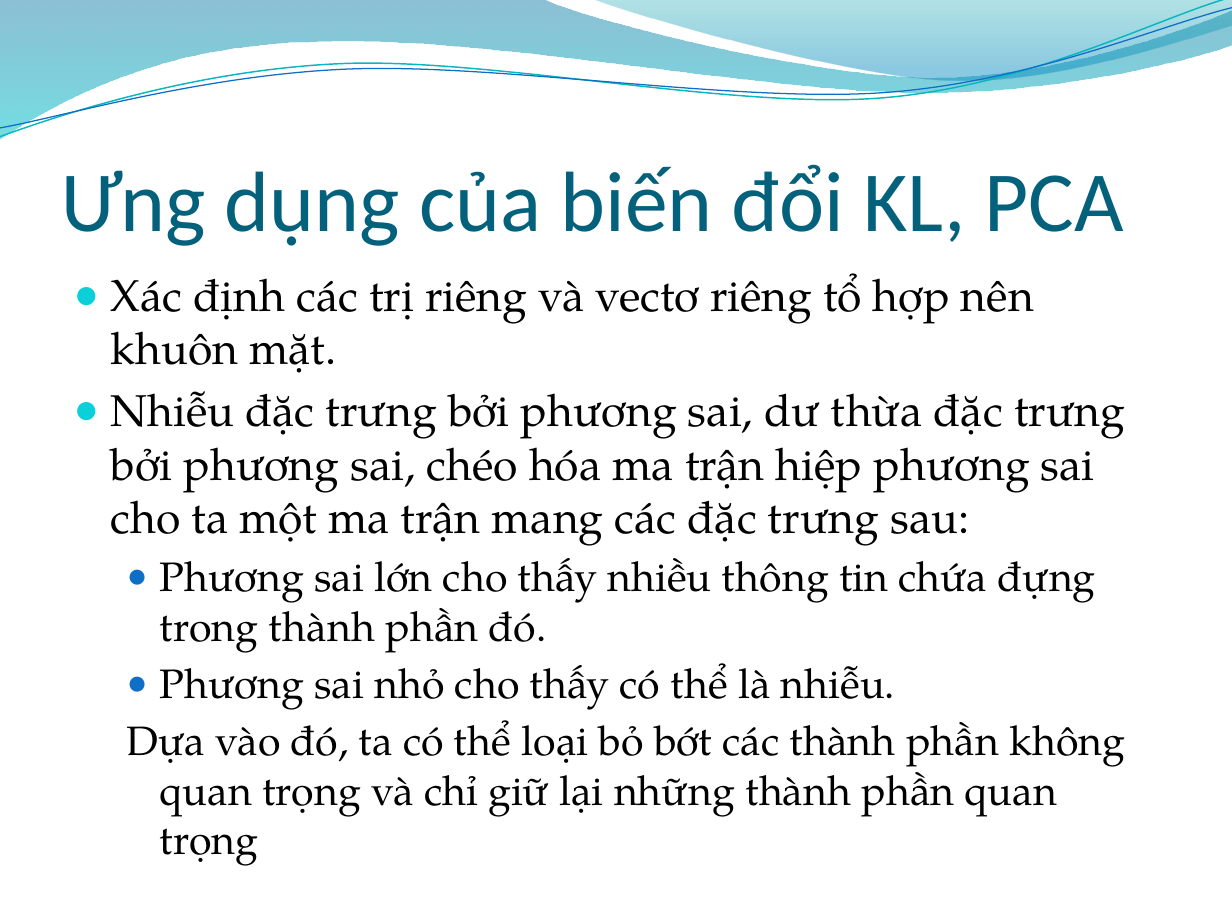
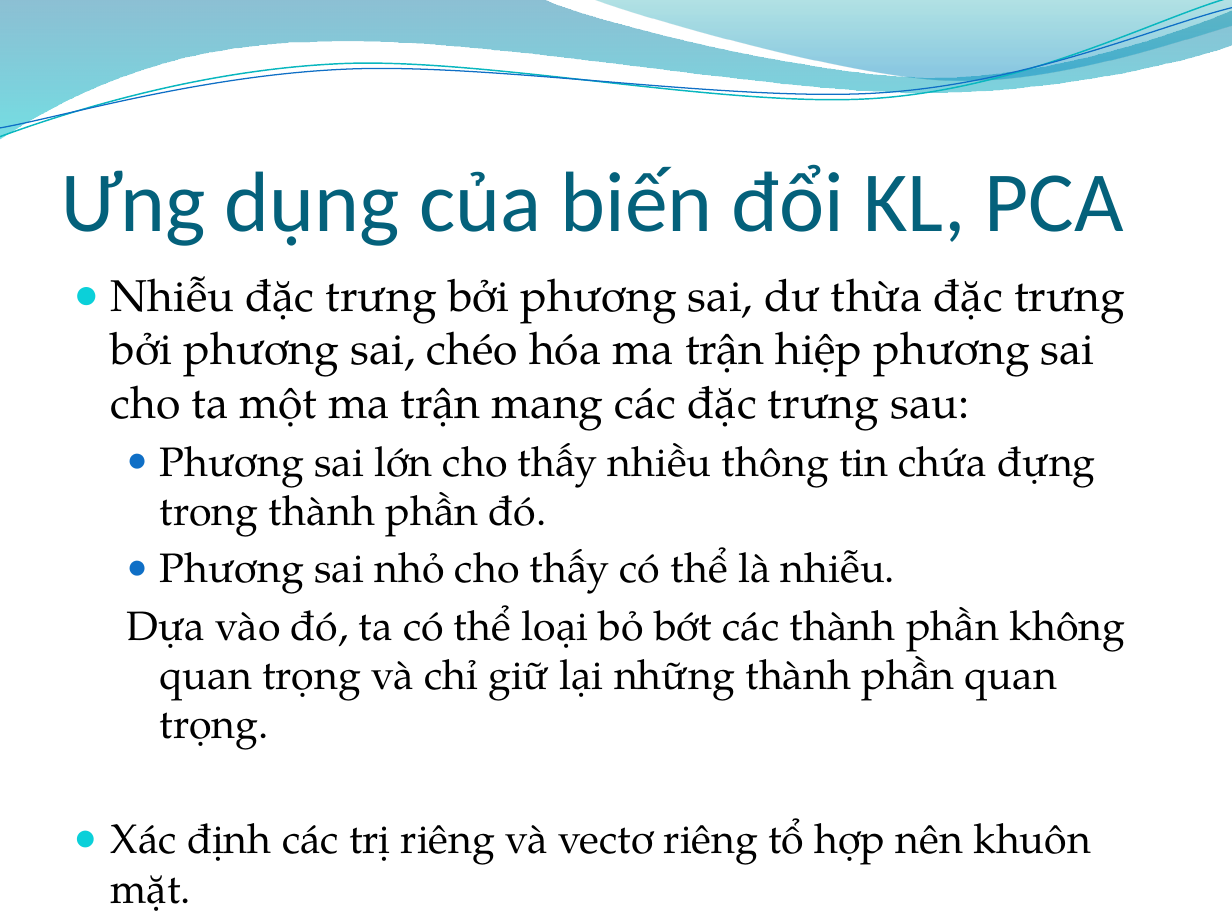
Before and after one commit to phucnh/bk-20102-assignment, a slide deck: slide 29 of Xu li anh/XLA_36_Biometric_Slide.pptx (slide 27 before the commit). Drawn at 1232x924 pixels with LibreOffice and Linux fonts; fonts in the diff are those of the drawing; background and template pictures are left out. Boxes give left, top, right and bottom in pixels: in the first picture for what was removed or moved away, otherwise in the second. Text is boxed around its words. In the diff, an @@ line names an element or a change of style, - is before the commit and + after.

```diff
--- a/Xu li anh/XLA_36_Biometric_Slide.pptx
+++ b/Xu li anh/XLA_36_Biometric_Slide.pptx
@@ text at box(111, 273, 1034, 373): paragraph removed @@
-● Xác định các trị riêng và vectơ riêng tổ hợp nên khuôn mặt.
@@ text at box(111, 605, 1125, 865): text changed @@
-  Dựa vào đó, ta có thể loại bỏ bớt các thành phần không quan trọng và chỉ giữ lại những thành phần quan trọng
+  Dựa vào đó, ta có thể loại bỏ bớt các thành phần không quan trọng và chỉ giữ lại những thành phần quan trọng.
+  ● Xác định các trị riêng và vectơ riêng tổ hợp nên khuôn mặt.
```
Also in this commit, not shown: 3 other slides changed, 3 slides added, 1 slide removed, 1 other file.
